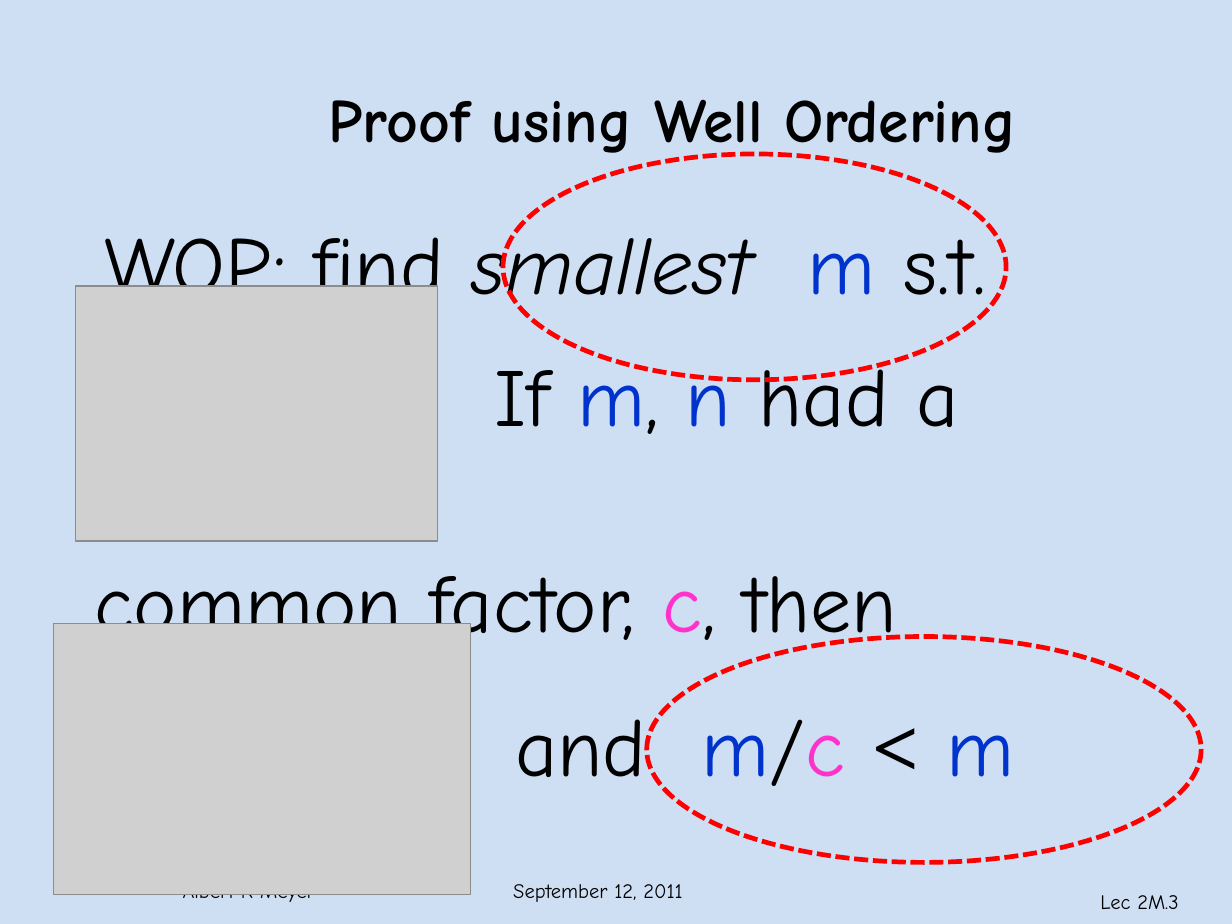
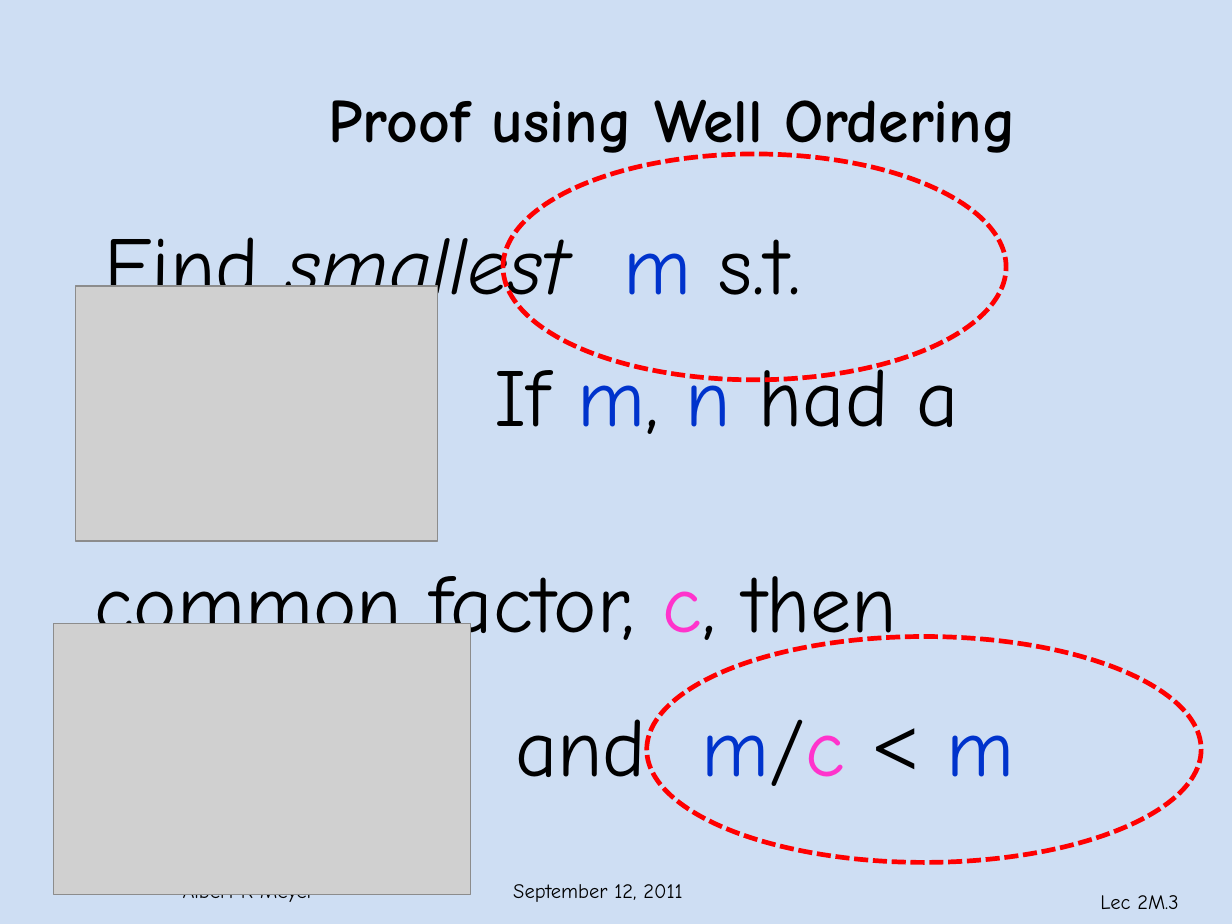
Before and after one commit to armeyer/mcs_web, a slide deck: slide 3 of fall11/slidesF11/slides2m.pptx. Drawn at 1232x924 pixels with LibreOffice and Linux fonts; fonts in the diff are those of the drawing; grey boxes stand for pictures; background and template pictures are left out. Boxes give left, top, right and bottom in pixels: in the first picture for what was removed or moved away, otherwise in the second. Text is boxed around its words. In the diff, an @@ line names an element or a change of style, - is before the commit and + after.

```diff
--- a/fall11/slidesF11/slides2m.pptx
+++ b/fall11/slidesF11/slides2m.pptx
@@ text at [104,223,802,320]: text changed @@
-WOP: find smallest m s.t.
+Find smallest m s.t.
```
Also in this commit, not shown: 9 other slides changed, 2 slides added, 4 slides removed.
